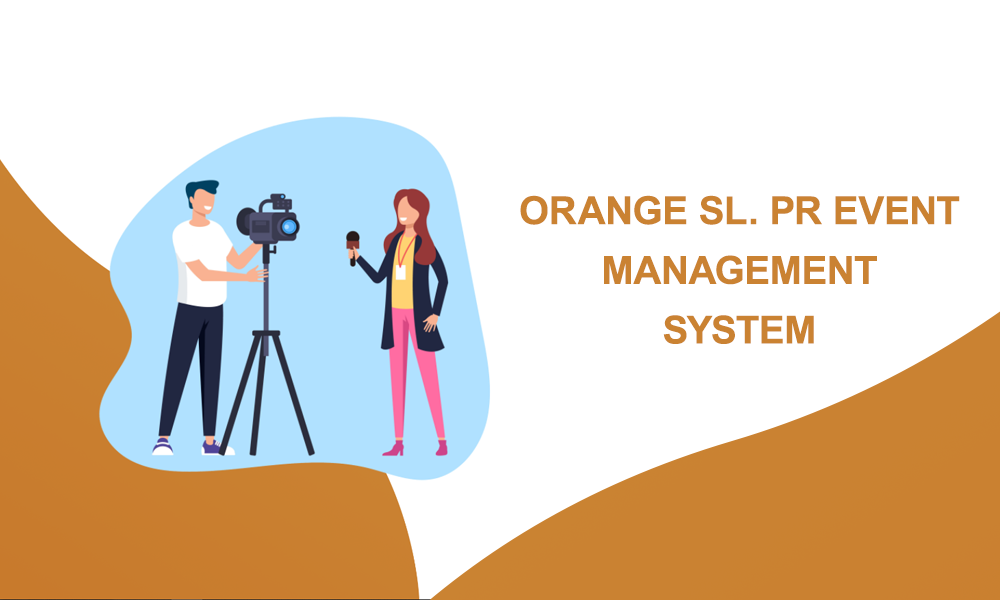
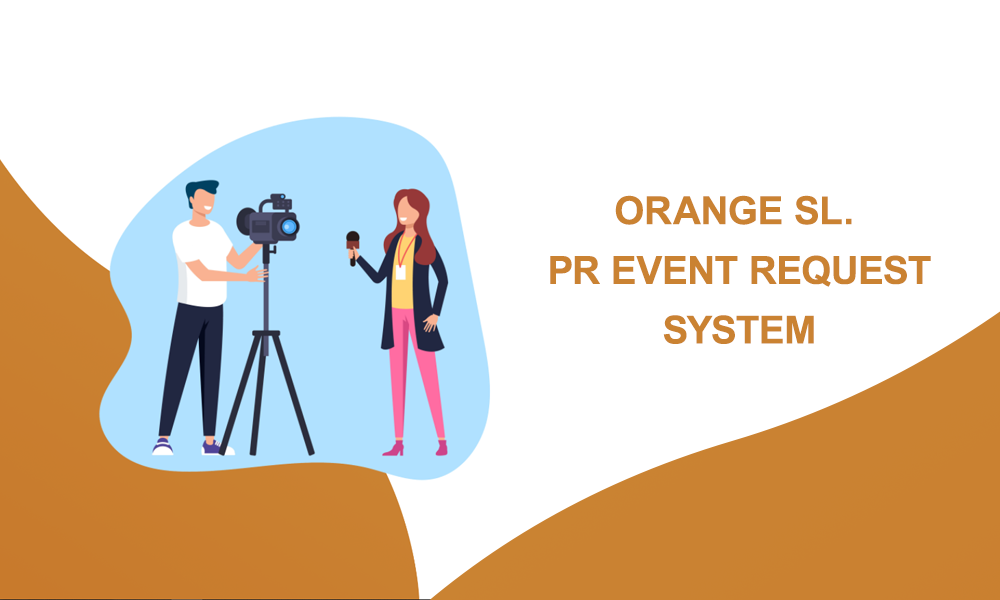
Layered file, before and after one edit (1000×600). Changes by layer:
renamed "ORANGE SL. PR EVENT MANAGEMENT SYSTEM" to "ORANGE SL. PR EVENT REQUEST SYSTEM", painted on it over <box>520,195,960,287</box>
